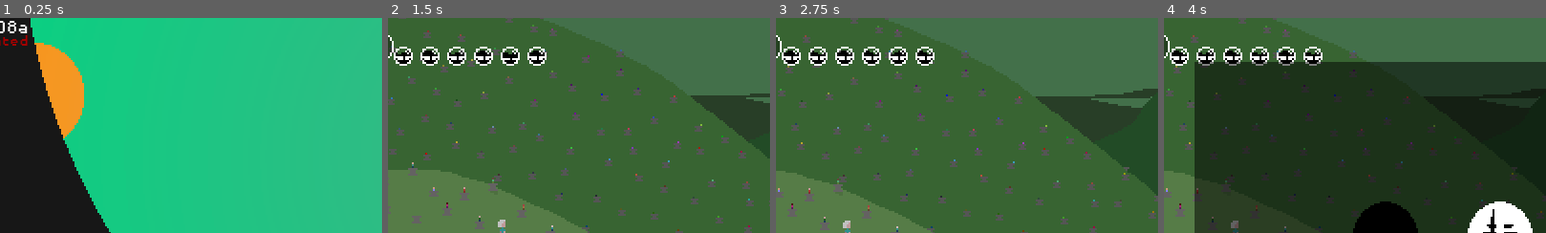
Above: before the commit, frames 1-4 (left to right).
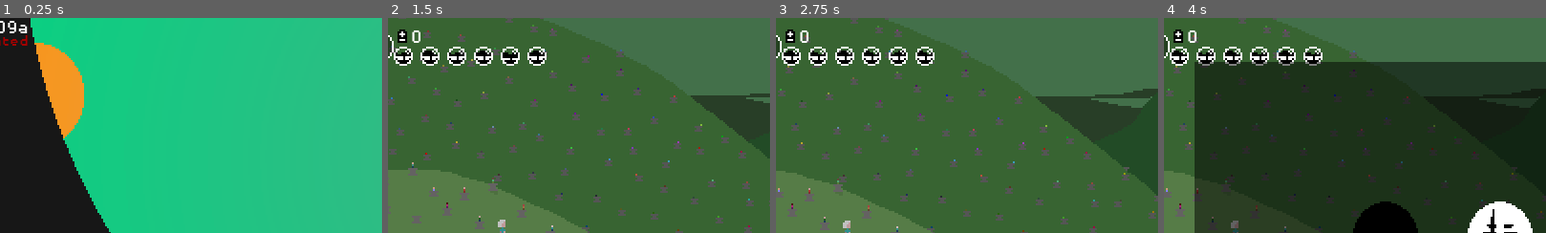
Above: after the commit, the same moments.

Repository: Lilith-In-Starlight/obsidian-glow
Game: Godot game, scene res://Menu.tscn
Two runs of this game, one before a commit and one after it. Both use one fixed random seed, a clock stepped at 60 frames per second and the inputs below.
Inputs:
- Up to frame 1 (0.25 s): no input
- Up to frame 2 (1.5 s): tap Enter at 0.5 s; hold Right from 0.53 s (still down); tap Z at 0.6 s; tap Up at 0.77 s; tap X at 1.35 s
- Up to frame 3 (2.75 s): tap Up at 1.52 s; release Right at 2.03 s; hold Left from 2.03 s (still down); tap C at 2.1 s
- Up to frame 4 (4 s): release Left at 2.78 s; hold Right from 2.78 s (still down); tap I at 2.85 s; tap Up at 3.02, 3.77 s; tap Z at 3.6 s
The pictures show only the part of the screen within x 6-56%, y 0-50%; the shares and areas given below are measured in that part.

The runs differ from the first frame. In frame 1, less than 0.1% of the frame differs, in the area x 2-5%, y 2-7%; in frame 2, 0.2%, in the area x 2-9%, y 5-12%; in frame 3, 0.2%; in frame 4, 0.2%.

Commit message:
Added money

Diff:
--- a/Areas/Outskirts/OutskirtsSubway.tscn
+++ b/Areas/Outskirts/OutskirtsSubway.tscn
@@ -32,7 +32,7 @@
 shape = SubResource( 1 )
 
 [node name="CollisionPolygon2D" type="CollisionPolygon2D" parent="World"]
-polygon = PoolVector2Array( -47, 86, -46, 271, 851, 272, 851, 284, 1034, 284, 1034, 272, 1219, 272, 1219, 284, 1394, 284, 1394, 25, 1466, 25, 1466, 386, -64, 386, -64, 86 )
+polygon = PoolVector2Array( -47, 86, -46, 271, 851, 271, 851, 284, 1034, 284, 1034, 272, 1219, 272, 1219, 284, 1394, 284, 1394, 25, 1466, 25, 1466, 386, -64, 386, -64, 86 )
 
 [node name="Subway" parent="." instance=ExtResource( 1 )]
 position = Vector2( 940, 248 )
--- a/Autoload/Persistent.gd
+++ b/Autoload/Persistent.gd
@@ -24,13 +24,14 @@
 var player_pos := Vector2(0, 0)
 
 var first_load := true
+var death_load := false
 
 var loaded_scene := ""
 
 var max_health := 6
 var health := 6
 var shadow := 0.0
-
+var persands := 0
 
 var Env := Environment.new()
 var WEnv := WorldEnvironment.new()
@@ -57,8 +58,11 @@
 	if err_save == OK:
 		loaded_scene = Savefile.get_value("player", "current_scene", "") as String
 		player_pos = Savefile.get_value("player", "position", Vector2(0, 0)) as Vector2
+		persands = Savefile.get_value("player", "persands", 0) as int
+		max_health = Savefile.get_value("player", "max_health", 6) as int
+		shadow = Savefile.get_value("player", "shadow", 0.0) as float
+
 		notches = Savefile.get_value("abilities", "notches", 2) as int
-
 		abilities = Savefile.get_value("abilities", "abilities", [""]) as Array
 		notch_fillers = Savefile.get_value("abilities", "fillers", []) as Array
 		notch_keys = Savefile.get_value("abilities", "keys", []) as Array
@@ -79,6 +83,9 @@
 	loaded_scene = get_tree().current_scene.filename
 	Savefile.set_value("player", "current_scene", get_tree().current_scene.filename)
 	Savefile.set_value("player", "position", player_pos)
+	Savefile.set_value("player", "persands", persands)
+	Savefile.set_value("player", "max_health", max_health)
+	Savefile.set_value("player", "shadow", shadow)
 
 	Savefile.set_value("abilities", "notches", notches)
 	Savefile.set_value("abilities", "abilities", abilities)
--- a/Enemies/LowAngel.gd
+++ b/Enemies/LowAngel.gd
@@ -79,7 +79,11 @@
 func attacked(d, pos, s):
 	Persistent.shadow += 1.0 + randf()*2.0
 	speed = (position-pos).normalized()*200 + s
+	var prev_health := health
 	health -= d
+	if health <= 0 and prev_health > 0:
+		Persistent.persands += randi() % 5
+
 
 func play(anim:String):
 	if Animations.animation != anim or not Animations.playing:
--- a/HUD/HUD.gd
+++ b/HUD/HUD.gd
@@ -50,6 +50,7 @@
 
 func _process(delta):
 	$Darkness.value = lerp($Darkness.value, Persistent.shadow, 0.2)
+	$PersandAmount.text = str(Persistent.persands)
 	if Persistent.shadow > 12:
 		Persistent.shadow = 12
 	var HealthThere := $Health.get_children().size()
--- a/HUD/HUD.tscn
+++ b/HUD/HUD.tscn
@@ -6,6 +6,12 @@
 [ext_resource path="res://Sprites/HUD/HurtVignette.png" type="Texture" id=4]
 [ext_resource path="res://Sprites/HUD/Health/DarknessEmpty.png" type="Texture" id=5]
 [ext_resource path="res://Sprites/HUD/Health/DarknessFull.png" type="Texture" id=6]
+[ext_resource path="res://Sprites/HUD/PersandSymbol.png" type="Texture" id=7]
+[ext_resource path="res://pixelfont.ttf" type="DynamicFontData" id=8]
+
+[sub_resource type="DynamicFont" id=5]
+size = 12
+font_data = ExtResource( 8 )
 
 [sub_resource type="StyleBoxFlat" id=1]
 bg_color = Color( 0, 0, 0, 0.498039 )
@@ -69,6 +75,24 @@
 "_edit_use_anchors_": false
 }
 
+[node name="PersandSymbol" type="TextureRect" parent="HUD"]
+margin_left = 29.0
+margin_top = 6.0
+margin_right = 34.0
+margin_bottom = 13.0
+texture = ExtResource( 7 )
+__meta__ = {
+"_edit_use_anchors_": false
+}
+
+[node name="PersandAmount" type="Label" parent="HUD"]
+margin_left = 36.0
+margin_top = 4.0
+margin_right = 76.0
+margin_bottom = 16.0
+custom_fonts/font = SubResource( 5 )
+text = "0"
+
 [node name="Abilities" type="Panel" parent="HUD"]
 anchor_left = 0.1
 anchor_top = 0.1
--- a/Menu.tscn
+++ b/Menu.tscn
@@ -348,7 +348,7 @@
 margin_right = 41.0
 margin_bottom = 13.0
 custom_fonts/font = SubResource( 5 )
-text = "21d208a"
+text = "21d209a"
 __meta__ = {
 "_edit_use_anchors_": false
 }
--- a/Neptune.gd
+++ b/Neptune.gd
@@ -84,6 +84,9 @@
 			Persistent.player_pos = position
 		elif Persistent.loaded_scene == get_tree().current_scene.filename:
 			position = Persistent.player_pos
+		if Persistent.death_load:
+			Persistent.save()
+			Persistent.death_load = false
 	last_safe_pos = position
 	Persistent.first_load = false
 	add_child(DashTimer)
Not shown: 1 places in HUD/HUD.tscn that only renumber resources
Binary file added: Sprites/HUD/PersandSymbol.png
Not shown, added: Sprites/HUD/PersandSymbol.png.import
